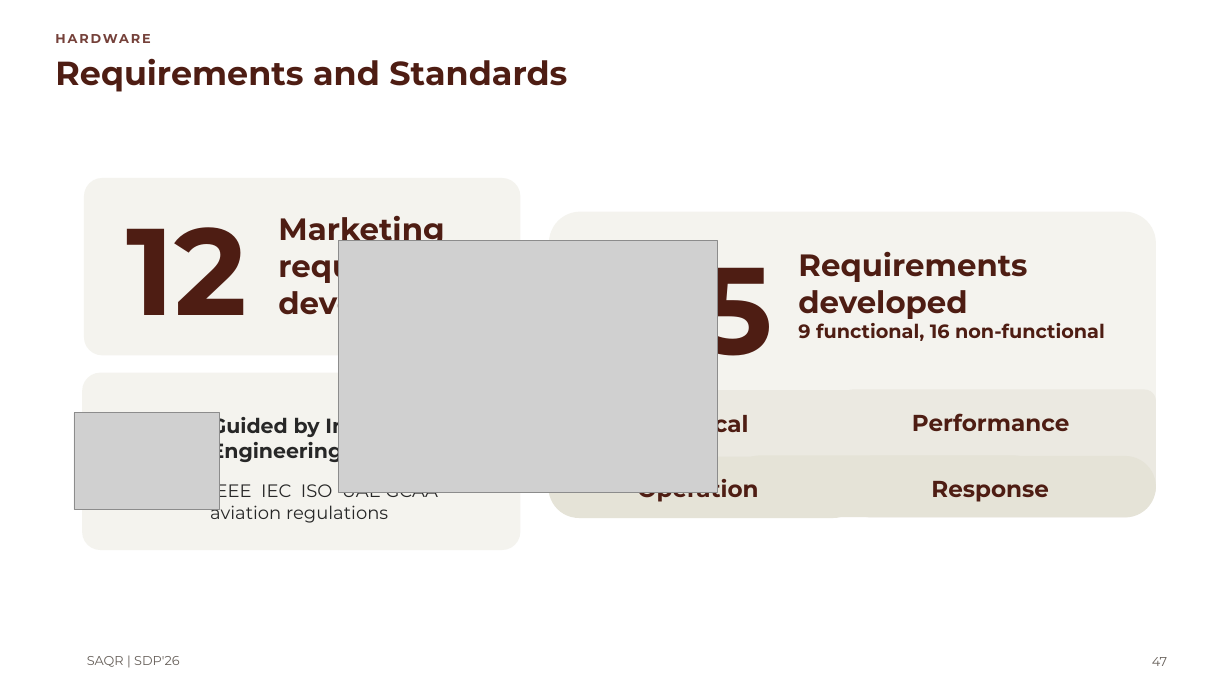
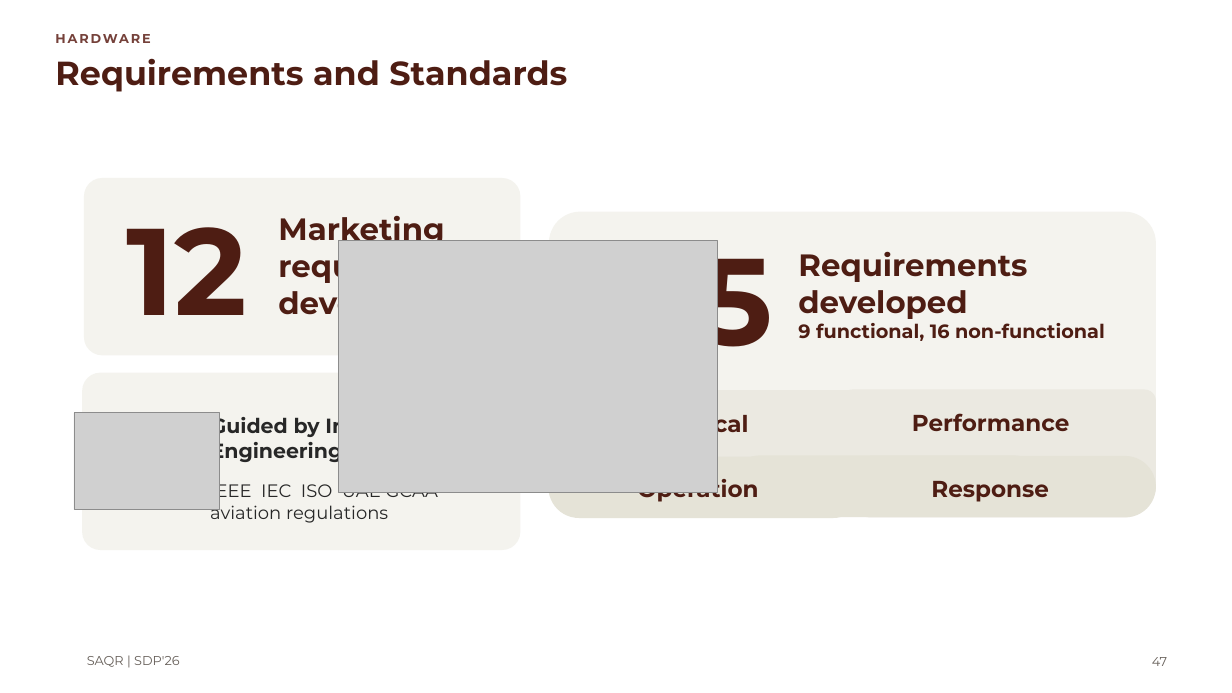
Before and after one commit to MASAR-AUS/SAQR, a slide deck: slide 47 of SAQR CMP490 Presentation.pptx. Drawn at 1232x693 pixels with LibreOffice and Linux fonts; fonts in the diff are those of the drawing; grey boxes stand for pictures; background and template pictures are left out. Boxes give left, top, right and bottom in pixels: in the first picture for what was removed or moved away, otherwise in the second. Text is boxed around its words. In the diff, an @@ line names an element or a change of style, - is before the commit and + after.

```diff
--- a/SAQR CMP490 Presentation.pptx
+++ b/SAQR CMP490 Presentation.pptx
@@ text "25" rewrapped from box(626, 240, 772, 383) to box(626, 240, 772, 374) @@
```
Also in this commit, not shown: 3 other slides changed, 3 slides removed.
